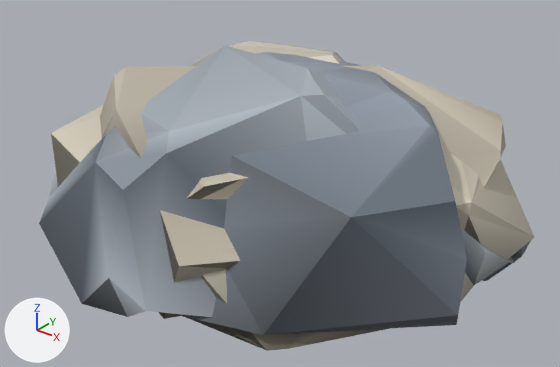
Renders of the glTF model creator-build-project/assets/bundles/region_coast/models/coast_rocks.glb from each side of a commit.
One viewpoint serves both versions: a 50 mm lens placed at (1.85, -2.3, 1.48), pointed at (0.08, -0.09, 0.11). The axes (+X, +Y, +Z) are drawn at lower left. The lights are the same throughout. The first picture is the older version.

Objects in the first picture: 'rock_1', 'rock_2', 'rock_3', 'rock_4', 'rock_5' and 1 more.
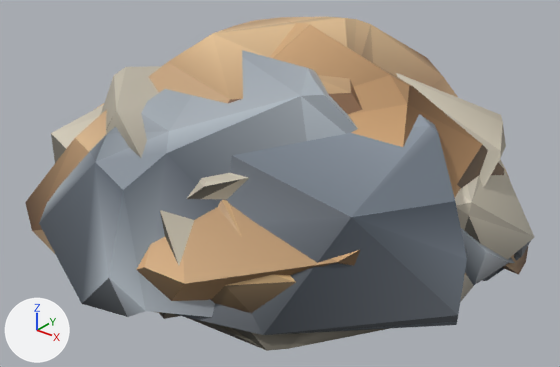
What the commit changed:
Mesh me_boulder_2 is new.
It has 66 vertices, 128 faces and spans x -1.0..1.02, y -0.9..0.98, z -0.08..0.7.
It uses material mat_defaultmaterial_002.
Mesh me_boulder_1 is new.
It has 68 vertices, 132 faces and spans x -0.92..0.94, y -0.95..0.8, z -0.07..0.72.
It uses material mat_defaultmaterial_001.
Mesh me_boulder_0 is new.
It has 72 vertices, 140 faces and spans x -1.01..0.97, y -0.84..0.9, z -0.06..0.54.
It uses material mat_defaultmaterial.
Object 'boulder_2' (ob_boulder_2) is new; it shows me_boulder_2.
Its location is (0.0, 0.0, 0.0).
Object 'boulder_1' (ob_boulder_1) is new; it shows me_boulder_1.
Its location is (0.0, 0.0, 0.0).
Object 'boulder_0' (ob_boulder_0) is new; it shows me_boulder_0.
Its location is (0.0, 0.0, 0.0).

Location of each change, (x1, y1, x2, y2) in pixels of the pictures (560 x 367 px):
'boulder_1', added (brown)
    after: (136, 21, 504, 313)
'boulder_2', added
    after: (25, 17, 528, 275)
'boulder_0', added (mostly hidden)
    after: (94, 103, 466, 313)
